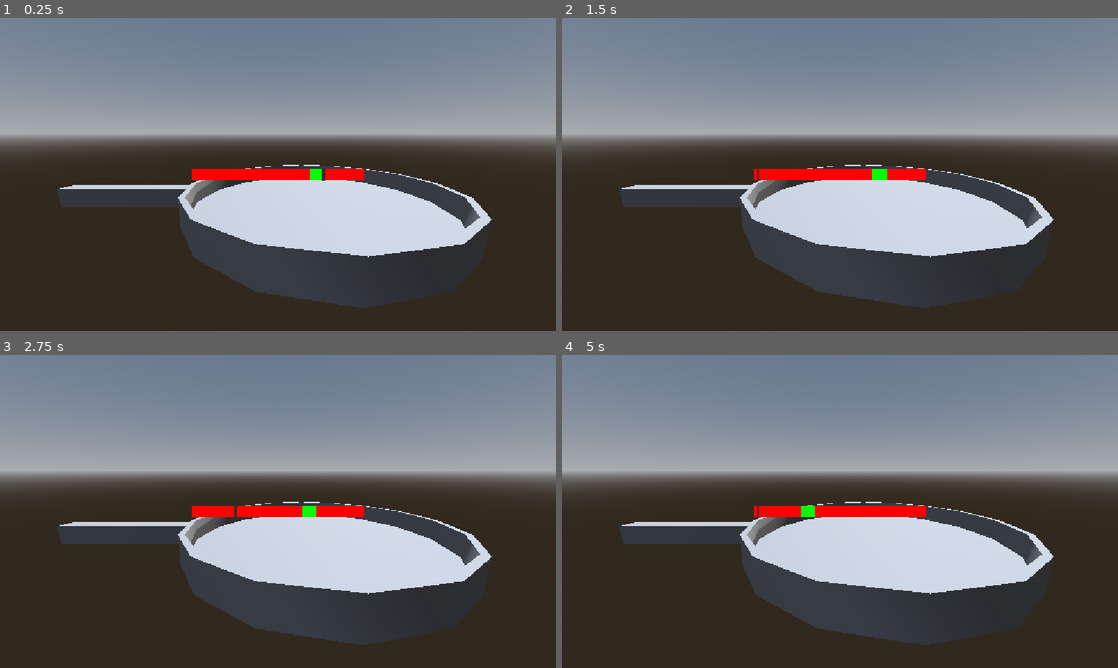
Above: before the commit, frames 1-4 (two rows, left to right).
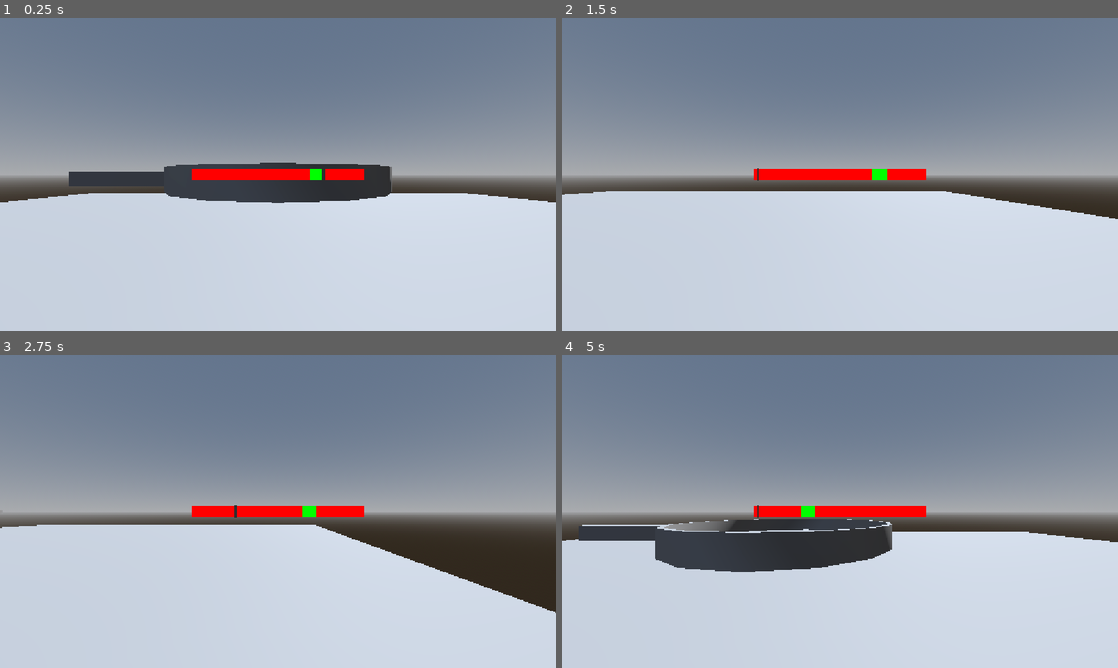
Above: after the commit, the same moments.

Repository: Surresteel/godot_gmtk_jam_july_2026
Game: Godot game, scene res://Cooking/QASmoke.tscn
Same seed, same stepped clock (60 frames per second), same inputs: the game is played once before the commit and once after it. Before the commit the project starts from res://Cooking/frying_pan.tscn.
Inputs (mouse positions are in pixels of both pictures, inside the frame that each line leads up to):
- Up to frame 1 (0.25 s): no input
- Up to frame 2 (1.5 s): tap Enter (ui_accept) at 0.5, 0.6, 0.77, 1.07, 1.35 s; move the mouse to (962, 158) at 0.52 s; hold Right (ui_right) 0.53-1.28 s; click (962, 158) at 0.67 s; move the mouse to (728, 190) at 1.27 s; hold Down (ui_down) from 1.28 s (still down)
- Up to frame 3 (2.75 s): tap Enter (ui_accept) at 1.52, 1.82, 2.1 s; move the mouse to (333, 442) at 2.02 s; release Down (ui_down) at 2.03 s; hold Right (ui_right) from 2.03 s (still down)
- Up to frame 4 (5 s): move the mouse to (812, 574) at 2.77 s; release Right (ui_right) at 2.78 s; hold Up (ui_up) 2.78-3.53 s; tap Enter (ui_accept) at 2.85, 3.02, 3.32, 3.6, 3.77, 4.07, 4.35, 4.52, 4.82 s; click (812, 574) at 2.92 s; move the mouse to (1006, 558) at 3.52 s; hold Left (ui_left) from 3.53 s (still down); move the mouse to (673, 464) at 4.27 s

The runs differ from the first frame. In frame 1, 61% of the frame differs, in the area x 0-100%, y 26-100%; in frame 2, 60%; in frame 3, 59%; in frame 4, 62%.

Commit message:
Seperated Characterbody Nodes
like the camera

Diff:
--- /dev/null
+++ b/Cooking/QASmoke.tscn
@@ -0,0 +1,36 @@
+[gd_scene format=3 uid="uid://e505jng6qa5i"]
+
+[ext_resource type="PackedScene" uid="uid://ehl176ciki56" path="res://Cooking/frying_pan.tscn" id="1_dwqgj"]
+[ext_resource type="PackedScene" uid="uid://cdl3urpo8e7w4" path="res://template_character.tscn" id="2_pjr2m"]
+
+[sub_resource type="ProceduralSkyMaterial" id="ProceduralSkyMaterial_pjr2m"]
+sky_horizon_color = Color(0.66224277, 0.6717428, 0.6867428, 1)
+ground_horizon_color = Color(0.66224277, 0.6717428, 0.6867428, 1)
+
+[sub_resource type="Sky" id="Sky_kkuy2"]
+sky_material = SubResource("ProceduralSkyMaterial_pjr2m")
+
+[sub_resource type="Environment" id="Environment_i1g10"]
+background_mode = 2
+sky = SubResource("Sky_kkuy2")
+glow_enabled = true
+
+[node name="Node3D" type="Node3D" unique_id=960280462]
+
+[node name="WorldEnvironment" type="WorldEnvironment" parent="." unique_id=548505034]
+environment = SubResource("Environment_i1g10")
+
+[node name="DirectionalLight3D" type="DirectionalLight3D" parent="." unique_id=394057713]
+transform = Transform3D(-0.8660254, -0.43301278, 0.25, 0, 0.49999997, 0.86602545, -0.50000006, 0.75, -0.43301266, 0, 0, 0)
+shadow_enabled = true
+
+[node name="Frying Pan" parent="." unique_id=1945656068 instance=ExtResource("1_dwqgj")]
+transform = Transform3D(1, 0, 0, 0, 1, 0, 0, 0, 1, 0, 0.97008026, 0)
+
+[node name="CSGBox3D" type="CSGBox3D" parent="." unique_id=1428401072]
+transform = Transform3D(1, 0, 0, 0, 1, 0, 0, 0, 1, 0, -0.2590332, 0)
+use_collision = true
+size = Vector3(20, 0.5, 20)
+
+[node name="tempalte character" parent="." unique_id=2009549190 instance=ExtResource("2_pjr2m")]
+transform = Transform3D(1, 0, 0, 0, 1, 0, 0, 0, 1, 0, 0.9748448, 1.0183408)
--- a/Cooking/frying_pan.tscn
+++ b/Cooking/frying_pan.tscn
@@ -1,18 +1,6 @@
 [gd_scene format=4 uid="uid://ehl176ciki56"]
 
 [ext_resource type="Script" uid="uid://bqau8qwhogedj" path="res://frying_pan.gd" id="1_7admc"]
-
-[sub_resource type="ProceduralSkyMaterial" id="ProceduralSkyMaterial_7admc"]
-sky_horizon_color = Color(0.66224277, 0.6717428, 0.6867428, 1)
-ground_horizon_color = Color(0.66224277, 0.6717428, 0.6867428, 1)
-
-[sub_resource type="Sky" id="Sky_oqu74"]
-sky_material = SubResource("ProceduralSkyMaterial_7admc")
-
-[sub_resource type="Environment" id="Environment_n8ooj"]
-background_mode = 2
-sky = SubResource("Sky_oqu74")
-glow_enabled = true
 
 [sub_resource type="ArrayMesh" id="ArrayMesh_oqu74"]
 _surfaces = [{
@@ -30,23 +18,12 @@
 precision_position = 0.75
 grace_amount = 0.05
 
-[node name="WorldEnvironment" type="WorldEnvironment" parent="." unique_id=539940571]
-environment = SubResource("Environment_n8ooj")
-
-[node name="DirectionalLight3D" type="DirectionalLight3D" parent="." unique_id=1844444199]
-transform = Transform3D(-0.8660254, -0.43301278, 0.25, 0, 0.49999997, 0.86602545, -0.50000006, 0.75, -0.43301266, 0, 0, 0)
-shadow_enabled = true
-
 [node name="mesh" type="MeshInstance3D" parent="." unique_id=258898070]
-transform = Transform3D(0.2, 0, 0, 0, 0.2, 0, 0, 0, 0.2, 0, 0, 0)
 mesh = SubResource("ArrayMesh_oqu74")
 
 [node name="Precision Timer" type="Timer" parent="." unique_id=1104606294]
 one_shot = true
 autostart = true
-
-[node name="Camera3D" type="Camera3D" parent="." unique_id=903953912]
-transform = Transform3D(1, 0, 0, 0, 0.98054856, 0.19627663, 0, -0.19627663, 0.98054856, -0.029702723, 0.04955004, 0.1603801)
 
 [node name="Label3D" type="Label3D" parent="." unique_id=19469919]
 transform = Transform3D(1, 0, 0, 0, 1, 0, 0, 0, 1, 0, 0.026486404, 0)
--- /dev/null
+++ b/Cooking/template character.gd
@@ -0,0 +1,28 @@
+extends CharacterBody3D
+
+
+const SPEED = 5.0
+const JUMP_VELOCITY = 4.5
+
+
+func _physics_process(delta: float) -> void:
+	# Add the gravity.
+	if not is_on_floor():
+		velocity += get_gravity() * delta
+
+	# Handle jump.
+	if Input.is_action_just_pressed("ui_accept") and is_on_floor():
+		velocity.y = JUMP_VELOCITY
+
+	# Get the input direction and handle the movement/deceleration.
+	# As good practice, you should replace UI actions with custom gameplay actions.
+	var input_dir := Input.get_vector("ui_left", "ui_right", "ui_up", "ui_down")
+	var direction := (transform.basis * Vector3(input_dir.x, 0, input_dir.y)).normalized()
+	if direction:
+		velocity.x = direction.x * SPEED
+		velocity.z = direction.z * SPEED
+	else:
+		velocity.x = move_toward(velocity.x, 0, SPEED)
+		velocity.z = move_toward(velocity.z, 0, SPEED)
+
+	move_and_slide()
--- a/project.godot
+++ b/project.godot
@@ -11,7 +11,7 @@
 [application]
 
 config/name="godot_gmtk_jam_july_2026"
-run/main_scene="uid://ehl176ciki56"
+run/main_scene="uid://e505jng6qa5i"
 config/features=PackedStringArray("4.7", "Forward Plus")
 
 [display]
--- /dev/null
+++ b/template_character.tscn
@@ -0,0 +1,22 @@
+[gd_scene format=3 uid="uid://cdl3urpo8e7w4"]
+
+[ext_resource type="Script" uid="uid://cqlkomneg4t0b" path="res://Cooking/template character.gd" id="1_lhsoi"]
+
+[sub_resource type="CapsuleShape3D" id="CapsuleShape3D_f7fki"]
+
+[sub_resource type="StandardMaterial3D" id="StandardMaterial3D_ve6rv"]
+albedo_color = Color(0.8627451, 0, 0, 1)
+
+[sub_resource type="CapsuleMesh" id="CapsuleMesh_f7fki"]
+material = SubResource("StandardMaterial3D_ve6rv")
+
+[node name="tempalte character" type="CharacterBody3D" unique_id=2009549190]
+script = ExtResource("1_lhsoi")
+
+[node name="CollisionShape3D" type="CollisionShape3D" parent="." unique_id=745625115]
+shape = SubResource("CapsuleShape3D_f7fki")
+
+[node name="MeshInstance3D" type="MeshInstance3D" parent="." unique_id=1218905569]
+mesh = SubResource("CapsuleMesh_f7fki")
+
+[node name="Camera3D" type="Camera3D" parent="." unique_id=1029608773]
Not shown, added: Cooking/template character.gd.uid
